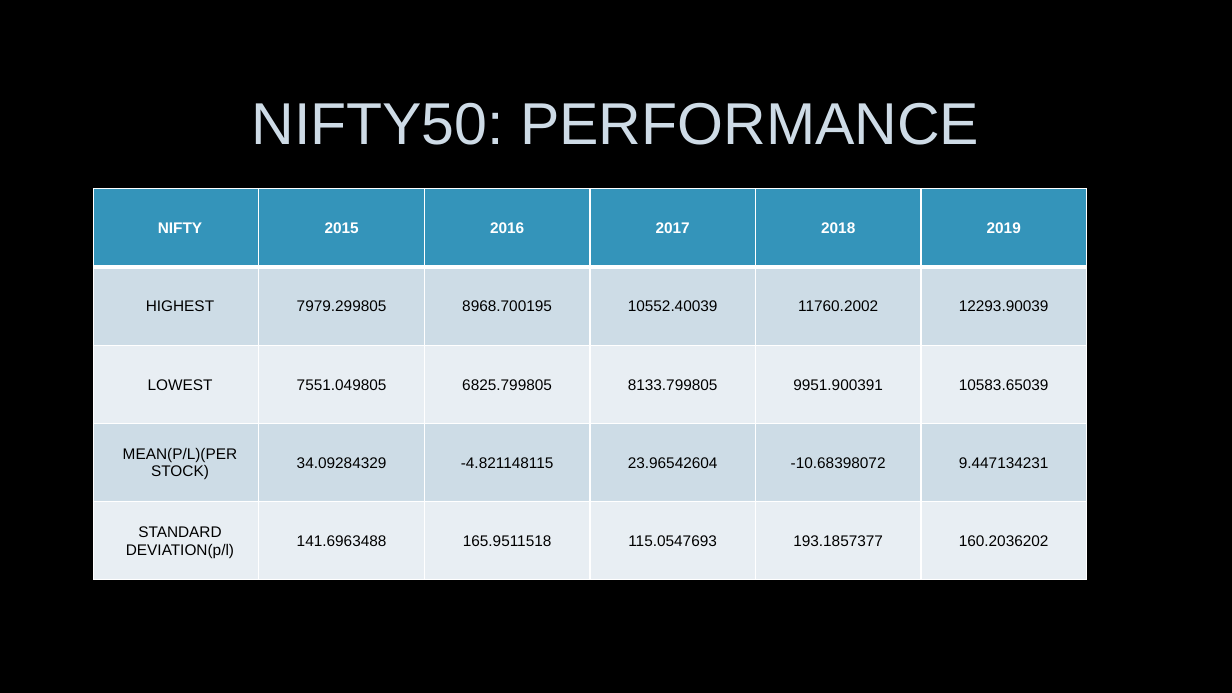
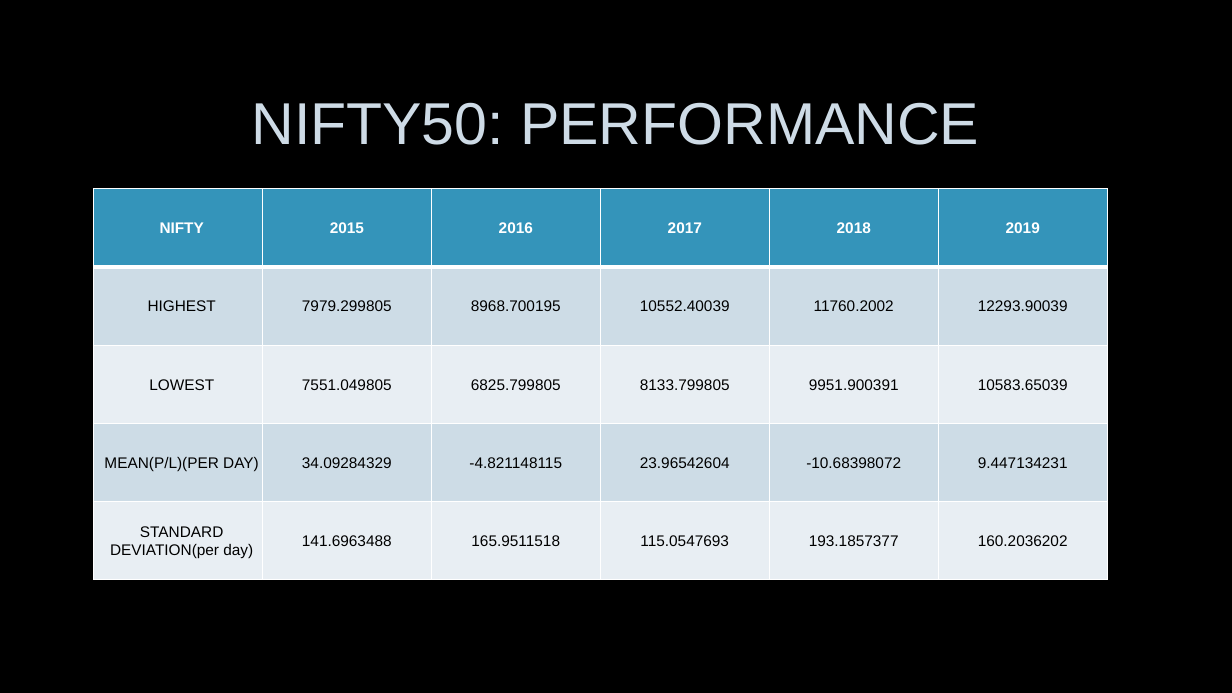
Before and after one commit to abhi-824/probability_stats, a slide deck: slide 8 of ps_project_abhinandan_sharma_2k19mc005_chetan_2k19mc034.pptx. Drawn at 1232x693 pixels with LibreOffice and Linux fonts; fonts in the diff are those of the drawing; background and template pictures are left out. Boxes give left, top, right and bottom in pixels: in the first picture for what was removed or moved away, otherwise in the second. Text is boxed around its words. In the diff, an @@ line names an element or a change of style, - is before the commit and + after.

```diff
--- a/ps_project_abhinandan_sharma_2k19mc005_chetan_2k19mc034.pptx
+++ b/ps_project_abhinandan_sharma_2k19mc005_chetan_2k19mc034.pptx
@@ table at <box>93,189,1108,579</box> @@
-row 4, column 1: MEAN(P/L)(PER STOCK)
+row 4, column 1: MEAN(P/L)(PER DAY)
-row 5, column 1: STANDARD DEVIATION(p/l)
+row 5, column 1: STANDARD DEVIATION(per day)
@@ table: place and size @@
-table at <box>93,189,1086,579</box>
+table at <box>93,189,1108,579</box>
```
Also in this commit, not shown: 7 other slides changed, 1 slide added, 1 other file.
